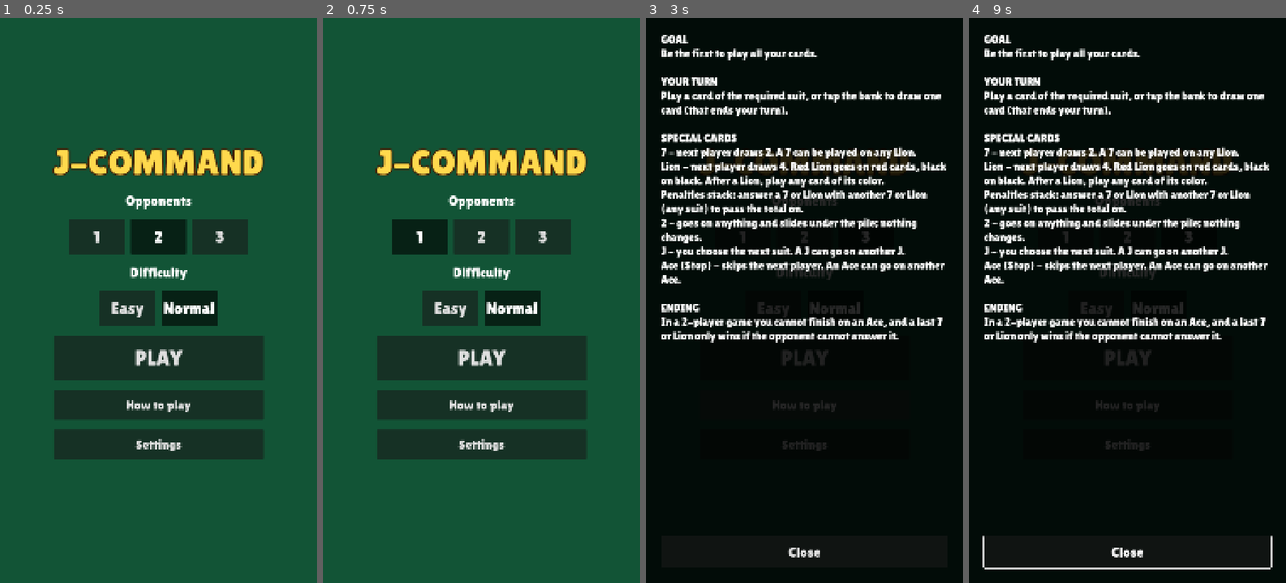
Above: before the commit, frames 1-4 (left to right).
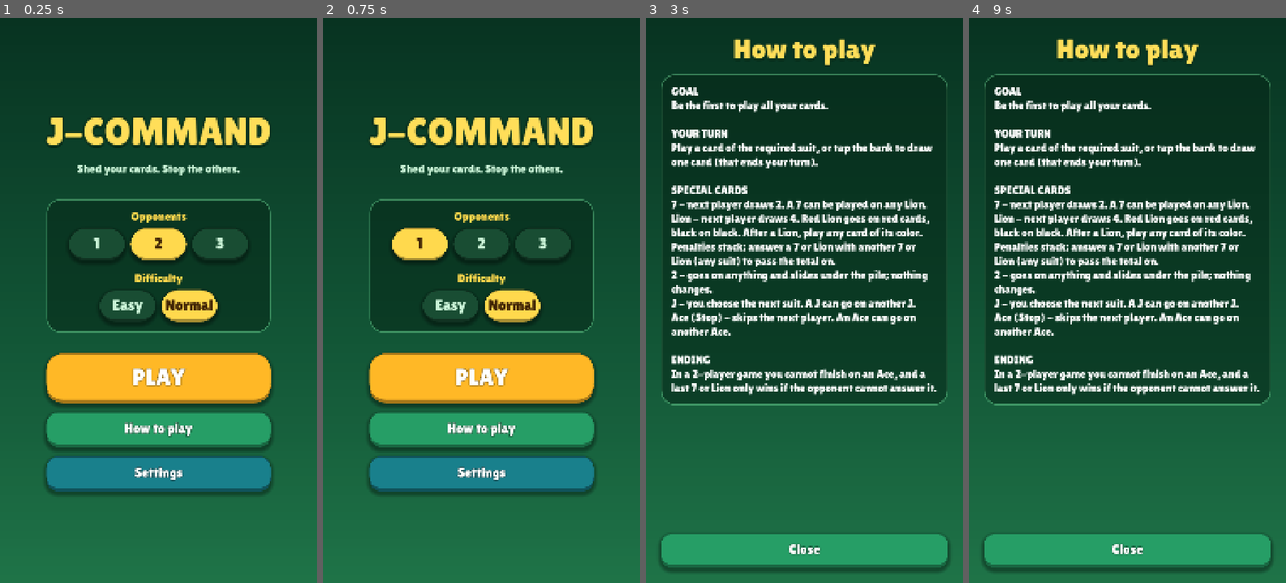
Above: after the commit, the same moments.

Repository: lambou/jcommand-cards-monorepo
Game: Godot game, scene res://scenes/main.tscn
Two runs of this game, one before a commit and one after it. Both use one fixed random seed, a clock stepped at 60 frames per second and the inputs below.
Inputs (mouse positions are in pixels of both pictures, inside the frame that each line leads up to):
- Up to frame 1 (0.25 s): no input
- Up to frame 2 (0.75 s): click "1" at 0.5 s
- Up to frame 3 (3 s): click "2" at 1.25 s; click "3" at 2 s; click "How to play" at 2.75 s
- Up to frame 4 (9 s): click "Settings" at 3.5 s; click "Easy" at 4.25 s; click "Easy" at 5 s; click "Normal" at 5.75 s; click "Normal" at 6.5 s; click "PLAY" at 7.25 s; click "PLAY" at 8 s; move the mouse to (1197, 272) at 8.77 s; hold Right from 8.78 s (still down); click (1197, 272) at 8.92 s

The runs differ from the first frame. In frame 1, 62% of the frame differs, in the area x 0-100%, y 0-100%; in frame 2, 62%; in frame 3, 99%; in frame 4, 99%.

Commit message:
Add green UI design system and restyle menu, settings and game over
Introduce ui_kit.gd (tokens + widget factories) and DESIGN_SYSTEM.md,
and move the menu, rules, settings and game-over screens onto it.

Co-Authored-By: Claude Sonnet 5.5 <noreply@anthropic.com>

Diff:
--- a/apps/mobile/scripts/ui/menu.gd
+++ b/apps/mobile/scripts/ui/menu.gd
@@ -3,6 +3,7 @@
 
 signal start_requested(bots: int, difficulty: String)
 
+const UI := preload("res://scripts/ui/ui_kit.gd")
 const SettingsPanel := preload("res://scripts/ui/settings_panel.gd")
 
 const RULES_TEXT := """GOAL
@@ -28,110 +29,50 @@
 
 func _ready() -> void:
 	set_anchors_and_offsets_preset(Control.PRESET_FULL_RECT)
-	var bg := ColorRect.new()
-	bg.color = Color(0.07, 0.33, 0.21)
-	bg.set_anchors_and_offsets_preset(Control.PRESET_FULL_RECT)
-	add_child(bg)
+	add_child(UI.background())
 
-	var box := VBoxContainer.new()
-	box.set_anchors_and_offsets_preset(Control.PRESET_CENTER)
-	box.grow_horizontal = Control.GROW_DIRECTION_BOTH
-	box.grow_vertical = Control.GROW_DIRECTION_BOTH
-	box.add_theme_constant_override("separation", 34)
+	var box := UI.column()
 	add_child(box)
+	box.add_child(UI.title("J-COMMAND", UI.FONT_DISPLAY))
+	box.add_child(UI.tagline("Shed your cards. Stop the others."))
+	box.add_child(UI.spacer(20))
 
-	var title := Label.new()
-	title.text = "J-COMMAND"
-	title.add_theme_font_size_override("font_size", 120)
-	title.add_theme_color_override("font_color", Color(1.0, 0.85, 0.3))
-	title.add_theme_constant_override("outline_size", 18)
-	title.add_theme_color_override("font_outline_color", Color(0.25, 0.12, 0.02))
-	title.horizontal_alignment = HORIZONTAL_ALIGNMENT_CENTER
-	box.add_child(title)
+	var card := UI.panel()
+	box.add_child(card[0])
+	card[1].add_child(UI.heading("Opponents"))
+	card[1].add_child(UI.choice_row(["1", "2", "3"], 1, func(i): bots = i + 1))
+	card[1].add_child(UI.spacer(6))
+	card[1].add_child(UI.heading("Difficulty"))
+	card[1].add_child(UI.choice_row(["Easy", "Normal"], 1, func(i): difficulty = ["easy", "normal"][i]))
 
-	box.add_child(_heading("Opponents"))
-	box.add_child(_choice_row(["1", "2", "3"], 1, func(i): bots = i + 1))
-	box.add_child(_heading("Difficulty"))
-	box.add_child(_choice_row(["Easy", "Normal"], 1, func(i): difficulty = ["easy", "normal"][i]))
-
-	var play := Button.new()
-	play.text = "PLAY"
-	play.add_theme_font_size_override("font_size", 72)
-	play.custom_minimum_size = Vector2(560, 150)
-	play.pressed.connect(func(): start_requested.emit(bots, difficulty))
-	box.add_child(play)
-
-	var how := Button.new()
-	how.text = "How to play"
-	how.add_theme_font_size_override("font_size", 44)
-	how.custom_minimum_size = Vector2(560, 100)
-	how.pressed.connect(_show_rules)
-	box.add_child(how)
-
-	var settings_btn := Button.new()
-	settings_btn.text = "Settings"
-	settings_btn.add_theme_font_size_override("font_size", 44)
-	settings_btn.custom_minimum_size = Vector2(560, 100)
-	settings_btn.pressed.connect(_show_settings)
-	box.add_child(settings_btn)
-
-
-func _heading(text: String) -> Label:
-	var l := Label.new()
-	l.text = text
-	l.add_theme_font_size_override("font_size", 48)
-	l.horizontal_alignment = HORIZONTAL_ALIGNMENT_CENTER
-	return l
-
-
-func _choice_row(labels: Array, selected: int, on_pick: Callable) -> HBoxContainer:
-	var row := HBoxContainer.new()
-	row.alignment = BoxContainer.ALIGNMENT_CENTER
-	row.add_theme_constant_override("separation", 20)
-	var group := ButtonGroup.new()
-	for i in labels.size():
-		var b := Button.new()
-		b.text = labels[i]
-		b.toggle_mode = true
-		b.button_group = group
-		b.button_pressed = (i == selected)
-		b.add_theme_font_size_override("font_size", 56)
-		b.custom_minimum_size = Vector2(190, 120)
-		b.pressed.connect(on_pick.bind(i))
-		row.add_child(b)
-	return row
+	box.add_child(UI.spacer(10))
+	box.add_child(UI.button("PLAY", UI.Variant.PRIMARY, func(): start_requested.emit(bots, difficulty), true))
+	box.add_child(UI.button("How to play", UI.Variant.SECONDARY, _show_rules))
+	box.add_child(UI.button("Settings", UI.Variant.TERTIARY, _show_settings))
 
 
 func _show_rules() -> void:
 	var overlay := Control.new()
 	overlay.set_anchors_and_offsets_preset(Control.PRESET_FULL_RECT)
-	var dim := ColorRect.new()
-	dim.color = Color(0, 0, 0, 0.85)
-	dim.set_anchors_and_offsets_preset(Control.PRESET_FULL_RECT)
-	overlay.add_child(dim)
+	overlay.add_child(UI.background())
 	var margin := MarginContainer.new()
 	margin.set_anchors_and_offsets_preset(Control.PRESET_FULL_RECT)
 	for side in ["left", "right", "top", "bottom"]:
-		margin.add_theme_constant_override("margin_" + side, 50)
+		margin.add_theme_constant_override("margin_" + side, UI.MARGIN_SCREEN)
 	overlay.add_child(margin)
 	var col := VBoxContainer.new()
-	col.add_theme_constant_override("separation", 24)
+	col.add_theme_constant_override("separation", UI.SPACE_M)
 	margin.add_child(col)
+	col.add_child(UI.title("How to play"))
 	var scroll := ScrollContainer.new()
 	scroll.size_flags_vertical = Control.SIZE_EXPAND_FILL
 	col.add_child(scroll)
-	var text := Label.new()
-	text.text = RULES_TEXT
-	text.autowrap_mode = TextServer.AUTOWRAP_WORD_SMART
-	text.custom_minimum_size = Vector2(900, 0)
-	text.size_flags_horizontal = Control.SIZE_EXPAND_FILL
-	text.add_theme_font_size_override("font_size", 38)
-	scroll.add_child(text)
-	var close := Button.new()
-	close.text = "Close"
-	close.add_theme_font_size_override("font_size", 48)
-	close.custom_minimum_size = Vector2(0, 110)
-	close.pressed.connect(overlay.queue_free)
+	var card := UI.panel()
+	card[0].size_flags_horizontal = Control.SIZE_EXPAND_FILL
+	scroll.add_child(card[0])
+	card[1].add_child(UI.body(RULES_TEXT, 900))
+	var close := UI.button("Close", UI.Variant.SECONDARY, overlay.queue_free)
+	close.custom_minimum_size.x = 0
 	col.add_child(close)
 	add_child(overlay)
 
--- a/apps/mobile/scripts/ui/settings_panel.gd
+++ b/apps/mobile/scripts/ui/settings_panel.gd
@@ -1,6 +1,7 @@
 extends Control
 ## Settings overlay: sound on/off, volume, reduce motion. Saves on every change.
 
+const UI := preload("res://scripts/ui/ui_kit.gd")
 const Settings := preload("res://scripts/game/settings.gd")
 const Sfx := preload("res://scripts/audio/sfx.gd")
 
@@ -15,83 +16,46 @@
 	Settings.load_settings()
 	set_anchors_and_offsets_preset(Control.PRESET_FULL_RECT)
 	z_index = 3000
-	var dim := ColorRect.new()
-	dim.color = Color(0.03, 0.13, 0.09, 1.0)
-	dim.set_anchors_and_offsets_preset(Control.PRESET_FULL_RECT)
-	add_child(dim)
+	add_child(UI.background())
 
-	var box := VBoxContainer.new()
-	box.set_anchors_and_offsets_preset(Control.PRESET_CENTER)
-	box.grow_horizontal = Control.GROW_DIRECTION_BOTH
-	box.grow_vertical = Control.GROW_DIRECTION_BOTH
-	box.add_theme_constant_override("separation", 30)
+	var box := UI.column()
 	add_child(box)
+	box.add_child(UI.title("Settings"))
+	box.add_child(UI.spacer(10))
 
-	var title := Label.new()
-	title.text = "Settings"
-	title.add_theme_font_size_override("font_size", 96)
-	title.add_theme_color_override("font_color", Color(1.0, 0.85, 0.3))
-	title.horizontal_alignment = HORIZONTAL_ALIGNMENT_CENTER
-	box.add_child(title)
+	var card := UI.panel(UI.SPACE_M)
+	box.add_child(card[0])
+	var inner: VBoxContainer = card[1]
 
-	_sound_btn = _toggle("", Settings.sound_enabled, _on_sound)
-	box.add_child(_sound_btn)
+	_sound_btn = UI.toggle("", Settings.sound_enabled, _on_sound)
+	inner.add_child(_sound_btn)
 
+	inner.add_child(UI.heading("Volume"))
 	var row := HBoxContainer.new()
 	row.alignment = BoxContainer.ALIGNMENT_CENTER
 	row.add_theme_constant_override("separation", 20)
-	box.add_child(row)
-	row.add_child(_step_button("-", -0.1))
-	_volume_label = Label.new()
-	_volume_label.add_theme_font_size_override("font_size", 52)
+	inner.add_child(row)
+	row.add_child(UI.stepper("-", func(): _step(-0.1)))
+	_volume_label = UI.body("", 0.0, UI.FONT_PILL)
 	_volume_label.custom_minimum_size = Vector2(380, 0)
 	_volume_label.horizontal_alignment = HORIZONTAL_ALIGNMENT_CENTER
 	row.add_child(_volume_label)
-	row.add_child(_step_button("+", 0.1))
+	row.add_child(UI.stepper("+", func(): _step(0.1)))
 
-	_motion_btn = _toggle("", Settings.reduce_motion, _on_motion)
-	box.add_child(_motion_btn)
+	_motion_btn = UI.toggle("", Settings.reduce_motion, _on_motion)
+	inner.add_child(_motion_btn)
+	inner.add_child(UI.hint("Reduce motion turns off shaking, flashes, sparks, confetti, pulsing and bounces. Cards still move, and messages still show."))
 
-	var hint := Label.new()
-	hint.text = "Reduce motion turns off shaking, flashes, sparks, confetti, pulsing and bounces. Cards still move, and messages still show."
-	hint.autowrap_mode = TextServer.AUTOWRAP_WORD_SMART
-	hint.custom_minimum_size = Vector2(820, 0)
-	hint.horizontal_alignment = HORIZONTAL_ALIGNMENT_CENTER
-	hint.add_theme_font_size_override("font_size", 34)
-	hint.add_theme_color_override("font_color", Color(1, 1, 1, 0.7))
-	box.add_child(hint)
-
-	var close := Button.new()
-	close.text = "Close"
-	close.add_theme_font_size_override("font_size", 56)
-	close.custom_minimum_size = Vector2(520, 120)
-	close.pressed.connect(func(): closed.emit())
-	box.add_child(close)
+	box.add_child(UI.spacer(10))
+	box.add_child(UI.button("Close", UI.Variant.SECONDARY, func(): closed.emit()))
 	_refresh()
 
 
-func _toggle(text: String, on: bool, handler: Callable) -> Button:
-	var b := Button.new()
-	b.text = text
-	b.toggle_mode = true
-	b.button_pressed = on
-	b.add_theme_font_size_override("font_size", 56)
-	b.custom_minimum_size = Vector2(760, 120)
-	b.toggled.connect(handler)
-	return b
-
-
-func _step_button(text: String, delta: float) -> Button:
-	var b := Button.new()
-	b.text = text
-	b.add_theme_font_size_override("font_size", 64)
-	b.custom_minimum_size = Vector2(120, 110)
-	b.pressed.connect(func():
-		Settings.volume = clampf(snappedf(Settings.volume + delta, 0.1), 0.0, 1.0)
-		Settings.save()
-		_refresh()
-		Sfx.play("turn"))
-	return b
+func _step(delta: float) -> void:
+	Settings.volume = clampf(snappedf(Settings.volume + delta, 0.1), 0.0, 1.0)
+	Settings.save()
+	_refresh()
+	Sfx.play("turn")
 
 
 func _on_sound(on: bool) -> void:
@@ -110,4 +74,4 @@
 func _refresh() -> void:
 	_sound_btn.text = "Sound: %s" % ("On" if Settings.sound_enabled else "Off")
 	_motion_btn.text = "Reduce motion: %s" % ("On" if Settings.reduce_motion else "Off")
-	_volume_label.text = "Volume %d%%" % int(round(Settings.volume * 100.0))
+	_volume_label.text = "%d%%" % int(round(Settings.volume * 100.0))
--- a/apps/mobile/scripts/ui/table.gd
+++ b/apps/mobile/scripts/ui/table.gd
@@ -14,6 +14,7 @@
 const Fx := preload("res://scripts/ui/fx.gd")
 const Avatar := preload("res://scripts/ui/avatar.gd")
 const AvatarView := preload("res://scripts/ui/avatar_view.gd")
+const UI := preload("res://scripts/ui/ui_kit.gd")
 const Podium := preload("res://scripts/ui/podium.gd")
 const Sfx := preload("res://scripts/audio/sfx.gd")
 const Settings := preload("res://scripts/game/settings.gd")
@@ -1086,26 +1087,12 @@
 	over_panel = Control.new()
 	over_panel.set_anchors_and_offsets_preset(Control.PRESET_FULL_RECT)
 	over_panel.z_index = 2000
-	var dim := ColorRect.new()
-	dim.color = Color(0.03, 0.13, 0.09, 1.0)
-	dim.set_anchors_and_offsets_preset(Control.PRESET_FULL_RECT)
-	over_panel.add_child(dim)
-	var box := VBoxContainer.new()
-	box.set_anchors_and_offsets_preset(Control.PRESET_CENTER)
-	box.grow_horizontal = Control.GROW_DIRECTION_BOTH
-	box.grow_vertical = Control.GROW_DIRECTION_BOTH
-	box.add_theme_constant_override("separation", 26)
+	over_panel.add_child(UI.background())
+	var box := UI.column(26)
 	over_panel.add_child(box)
 
 	var my_place := int(_find(st, ME)["place"])
-	var title := Label.new()
-	title.text = "You win!" if my_place == 1 else "You finished %s" % _ordinal(my_place)
-	title.add_theme_font_size_override("font_size", 88)
-	title.add_theme_color_override("font_color", Color(1.0, 0.85, 0.3))
-	title.add_theme_constant_override("outline_size", 18)
-	title.add_theme_color_override("font_outline_color", Color(0.25, 0.12, 0.02))
-	title.horizontal_alignment = HORIZONTAL_ALIGNMENT_CENTER
-	box.add_child(title)
+	box.add_child(UI.title("You win!" if my_place == 1 else "You finished %s" % _ordinal(my_place)))
 
 	var pod := Podium.new()
 	pod.custom_minimum_size = Vector2(minf(size.x * 0.94, 1040.0), minf(760.0, size.y * 0.42))
@@ -1116,18 +1103,8 @@
 			Fx.confetti(over_panel, size.x))
 	box.add_child(pod)
 
-	var again := Button.new()
-	again.text = "Play again"
-	again.add_theme_font_size_override("font_size", 52)
-	again.custom_minimum_size = Vector2(420, 110)
-	again.pressed.connect(func(): start(bots, difficulty))
-	box.add_child(again)
-	var back := Button.new()
-	back.text = "Menu"
-	back.add_theme_font_size_override("font_size", 52)
-	back.custom_minimum_size = Vector2(420, 110)
-	back.pressed.connect(func(): quit_to_menu.emit())
-	box.add_child(back)
+	box.add_child(UI.button("Play again", UI.Variant.PRIMARY, func(): start(bots, difficulty)))
+	box.add_child(UI.button("Menu", UI.Variant.SECONDARY, func(): quit_to_menu.emit()))
 	add_child(over_panel)
 	pod.play()
 
--- /dev/null
+++ b/apps/mobile/scripts/ui/ui_kit.gd
@@ -0,0 +1,280 @@
+extends RefCounted
+## J-Command design system: tokens + widget factories. See DESIGN_SYSTEM.md.
+## Every menu / overlay / HUD control must be built from here (no ad-hoc Color()/font sizes).
+##   const UI := preload("res://scripts/ui/ui_kit.gd")
+
+# ---- Color tokens ---------------------------------------------------------
+const BG_TOP := Color(0.03, 0.2, 0.13)
+const BG_MID := Color(0.07, 0.33, 0.21)      # the felt green; also the table colour
+const BG_BOTTOM := Color(0.12, 0.45, 0.28)
+const SURFACE := Color(0.02, 0.15, 0.09, 0.55)   # translucent panel fill
+const SURFACE_SOLID := Color(0.05, 0.22, 0.15)   # popups on top of the table
+const SURFACE_BORDER := Color(0.55, 1.0, 0.7, 0.35)
+const SCRIM := Color(0, 0, 0, 0.65)               # dim behind modal popups
+
+const GOLD := Color(1.0, 0.85, 0.3)          # titles, headings, selection, accents
+const GOLD_LIGHT := Color(1.0, 0.87, 0.35)
+const AMBER := Color(1.0, 0.72, 0.15)        # primary button face
+const EMERALD := Color(0.15, 0.62, 0.4)      # secondary button face
+const TEAL := Color(0.1, 0.5, 0.55)          # tertiary button face
+const RED := Color(1.0, 0.32, 0.27)          # danger / penalties / destructive
+const OFF := Color(0.1, 0.3, 0.2)            # unselected pill / toggle off
+
+const TEXT := Color.WHITE
+const TEXT_MINT := Color(0.8, 0.96, 0.85)    # taglines, unselected pill text
+const TEXT_DIM := Color(1, 1, 1, 0.7)        # hints, captions
+const TEXT_ON_GOLD := Color(0.25, 0.14, 0.02)  # text on a gold/amber face
+const OUTLINE_DARK := Color(0.04, 0.2, 0.12)   # title outline
+
+# ---- Type scale (viewport is 1080x1920; Lilita One is the project font) ----
+const FONT_DISPLAY := 128   # game logo only
+const FONT_H1 := 96         # screen titles ("Settings")
+const FONT_BUTTON_L := 80   # the one primary call to action per screen
+const FONT_PILL := 52       # pill / toggle / stepper labels
+const FONT_BUTTON := 46     # normal buttons
+const FONT_HEADING := 40    # section headings inside a panel
+const FONT_BODY := 38       # paragraphs
+const FONT_HINT := 34       # helper text under controls
+const FONT_CAPTION := 30    # table captions
+
+# ---- Spacing / geometry ----------------------------------------------------
+const SPACE_S := 16
+const SPACE_M := 30         # default VBox separation between blocks
+const SPACE_L := 60
+const PANEL_PAD := 36
+const PANEL_RADIUS := 48
+const BTN_W := 700          # standard button width (fits 1080 with margins)
+const BTN_H_L := 170
+const BTN_H := 120
+const PILL_W := 190
+const PILL_H := 110
+const MARGIN_SCREEN := 50   # edge margin for full-screen content
+
+enum Variant { PRIMARY, SECONDARY, TERTIARY, DANGER }
+
+
+# ---- Style primitives ------------------------------------------------------
+static func face_color(v: Variant) -> Color:
+	match v:
+		Variant.PRIMARY: return AMBER
+		Variant.SECONDARY: return EMERALD
+		Variant.TERTIARY: return TEAL
+		_: return RED
+
+
+## Chunky "candy" surface: flat face + darker lip underneath + soft shadow.
+static func candy(face: Color, radius: int, lip: int = 12) -> StyleBoxFlat:
+	var sb := StyleBoxFlat.new()
+	sb.bg_color = face
+	sb.set_corner_radius_all(radius)
+	sb.border_width_bottom = lip
+	sb.border_width_top = 4
+	sb.border_color = face.darkened(0.35)
+	sb.shadow_color = Color(0, 0, 0, 0.35)
+	sb.shadow_size = 14
+	sb.shadow_offset = Vector2(0, 8)
+	return sb
+
+
+static func _apply_states(b: Button, face: Color, radius: int, lip: int) -> void:
+	b.add_theme_stylebox_override("normal", candy(face, radius, lip))
+	b.add_theme_stylebox_override("hover", candy(face.lightened(0.08), radius, lip))
+	var down := candy(face.darkened(0.08), radius, 4)
+	down.content_margin_top = 8
+	down.shadow_size = 4
+	b.add_theme_stylebox_override("pressed", down)
+	b.add_theme_stylebox_override("focus", StyleBoxEmpty.new())
+
+
+# ---- Containers -------------------------------------------------------------
+static func background() -> TextureRect:
+	var grad := Gradient.new()
+	grad.colors = PackedColorArray([BG_TOP, BG_MID, BG_BOTTOM])
+	grad.offsets = PackedFloat32Array([0.0, 0.55, 1.0])
+	var tex := GradientTexture2D.new()
+	tex.gradient = grad
+	tex.fill_from = Vector2(0.5, 0.0)
+	tex.fill_to = Vector2(0.5, 1.0)
+	var bg := TextureRect.new()
+	bg.texture = tex
+	bg.stretch_mode = TextureRect.STRETCH_SCALE
+	bg.set_anchors_and_offsets_preset(Control.PRESET_FULL_RECT)
+	bg.mouse_filter = Control.MOUSE_FILTER_STOP   # a screen blocks input behind it
+	return bg
+
+
+## Centered vertical column; add your blocks to it.
+static func column(separation: int = SPACE_M) -> VBoxContainer:
+	var box := VBoxContainer.new()
+	box.set_anchors_and_offsets_preset(Control.PRESET_CENTER)
+	box.grow_horizontal = Control.GROW_DIRECTION_BOTH
+	box.grow_vertical = Control.GROW_DIRECTION_BOTH
+	box.add_theme_constant_override("separation", separation)
+	return box
+
+
+## Rounded translucent card. Returns [panel, inner_vbox]; add content to inner_vbox.
+static func panel(separation: int = SPACE_S) -> Array:
+	var p := PanelContainer.new()
+	var sb := StyleBoxFlat.new()
+	sb.bg_color = SURFACE
+	sb.set_corner_radius_all(PANEL_RADIUS)
+	sb.set_border_width_all(4)
+	sb.border_color = SURFACE_BORDER
+	sb.set_content_margin_all(PANEL_PAD)
+	p.add_theme_stylebox_override("panel", sb)
+	var inner := VBoxContainer.new()
+	inner.add_theme_constant_override("separation", separation)
+	p.add_child(inner)
+	return [p, inner]
+
+
+## Solid bordered popup (J picker style) for modals over the table.
+static func popup_style() -> StyleBoxFlat:
+	var sb := StyleBoxFlat.new()
+	sb.bg_color = SURFACE_SOLID
+	sb.set_corner_radius_all(PANEL_RADIUS)
+	sb.set_border_width_all(6)
+	sb.border_color = Color(0.93, 0.76, 0.28)
+	sb.shadow_color = Color(0, 0, 0, 0.55)
+	sb.shadow_size = 30
+	sb.set_content_margin_all(PANEL_PAD)
+	return sb
+
+
+static func spacer(h: float) -> Control:
+	var c := Control.new()
+	c.custom_minimum_size = Vector2(0, h)
+	return c
+
+
+# ---- Text ---------------------------------------------------------------------
+## Outlined display text. size: FONT_DISPLAY (logo) or FONT_H1 (screen title).
+static func title(text: String, font_size: int = FONT_H1) -> Label:
+	var l := Label.new()
+	l.text = text
+	l.add_theme_font_size_override("font_size", font_size)
+	l.add_theme_color_override("font_color", GOLD_LIGHT)
+	l.add_theme_constant_override("outline_size", int(font_size * 0.22))
+	l.add_theme_color_override("font_outline_color", OUTLINE_DARK)
+	l.add_theme_color_override("font_shadow_color", Color(0.0, 0.1, 0.05, 0.6))
+	l.add_theme_constant_override("shadow_offset_y", int(font_size * 0.08))
+	l.horizontal_alignment = HORIZONTAL_ALIGNMENT_CENTER
+	return l
+
+
+static func tagline(text: String) -> Label:
+	var l := Label.new()
+	l.text = text
+	l.add_theme_font_size_override("font_size", FONT_HEADING)
+	l.add_theme_color_override("font_color", TEXT_MINT)
+	l.horizontal_alignment = HORIZONTAL_ALIGNMENT_CENTER
+	return l
+
+
+## Gold section heading inside a panel.
+static func heading(text: String) -> Label:
+	var l := Label.new()
+	l.text = text
+	l.add_theme_font_size_override("font_size", FONT_HEADING)
+	l.add_theme_color_override("font_color", GOLD)
+	l.horizontal_alignment = HORIZONTAL_ALIGNMENT_CENTER
+	return l
+
+
+## Paragraph text. wrap_width > 0 enables word wrap at that minimum width.
+static func body(text: String, wrap_width: float = 0.0, font_size: int = FONT_BODY) -> Label:
+	var l := Label.new()
+	l.text = text
+	l.add_theme_font_size_override("font_size", font_size)
+	l.add_theme_color_override("font_color", TEXT)
+	if wrap_width > 0.0:
+		l.autowrap_mode = TextServer.AUTOWRAP_WORD_SMART
+		l.custom_minimum_size = Vector2(wrap_width, 0)
+		l.size_flags_horizontal = Control.SIZE_EXPAND_FILL
+	return l
+
+
+## Dim helper text under a control.
+static func hint(text: String, wrap_width: float = 820.0) -> Label:
+	var l := body(text, wrap_width, FONT_HINT)
+	l.add_theme_color_override("font_color", TEXT_DIM)
+	l.horizontal_alignment = HORIZONTAL_ALIGNMENT_CENTER
+	return l
+
+
+# ---- Controls -----------------------------------------------------------------
+## Standard button. large=true is the single primary CTA of a screen (PLAY).
+static func button(text: String, variant: Variant, on_press: Callable, large: bool = false) -> Button:
+	var face := face_color(variant)
+	var h := BTN_H_L if large else BTN_H
+	var b := Button.new()
+	b.text = text
+	b.focus_mode = Control.FOCUS_NONE
+	b.custom_minimum_size = Vector2(BTN_W, h)
+	b.add_theme_font_size_override("font_size", FONT_BUTTON_L if large else FONT_BUTTON)
+	for c in ["font_color", "font_hover_color", "font_pressed_color"]:
+		b.add_theme_color_override(c, TEXT)
+	b.add_theme_constant_override("outline_size", 10)
+	b.add_theme_color_override("font_outline_color", face.darkened(0.45))
+	_apply_states(b, face, h / 3, 12)
+	b.pressed.connect(on_press)
+	return b
+
+
+## Gold-when-selected toggle pill. Used for choices and on/off switches.
+static func pill(text: String, selected: bool, size: Vector2 = Vector2(PILL_W, PILL_H), font_size: int = FONT_PILL) -> Button:
+	var b := Button.new()
+	b.text = text
+	b.toggle_mode = true
+	b.button_pressed = selected
+	b.focus_mode = Control.FOCUS_NONE
+	b.add_theme_font_size_override("font_size", font_size)
+	b.custom_minimum_size = size
+	b.add_theme_color_override("font_color", TEXT_MINT)
+	b.add_theme_color_override("font_hover_color", TEXT)
+	b.add_theme_color_override("font_pressed_color", TEXT_ON_GOLD)
+	b.add_theme_color_override("font_hover_pressed_color", TEXT_ON_GOLD)
+	var r := int(size.y / 2)
+	b.add_theme_stylebox_override("normal", candy(OFF, r, 8))
+	b.add_theme_stylebox_override("hover", candy(OFF.lightened(0.1), r, 8))
+	b.add_theme_stylebox_override("pressed", candy(GOLD, r, 8))
+	b.add_theme_stylebox_override("hover_pressed", candy(GOLD, r, 8))
+	b.add_theme_stylebox_override("focus", StyleBoxEmpty.new())
+	return b
+
+
+## Row of mutually exclusive pills. on_pick(index) fires on selection.
+static func choice_row(labels: Array, selected: int, on_pick: Callable) -> HBoxContainer:
+	var row := HBoxContainer.new()
+	row.alignment = BoxContainer.ALIGNMENT_CENTER
+	row.add_theme_constant_override("separation", 20)
+	var group := ButtonGroup.new()
+	for i in labels.size():
+		var b := pill(labels[i], i == selected)
+		b.button_group = group
+		b.pressed.connect(on_pick.bind(i))
+		row.add_child(b)
+	return row
+
+
+## Full-width on/off switch (gold when on). Caller updates .text in the handler.
+static func toggle(text: String, on: bool, handler: Callable) -> Button:
+	var b := pill(text, on, Vector2(BTN_W, BTN_H))
+	b.toggled.connect(handler)
+	return b
+
+
+## Small round-ish +/- button.
+static func stepper(text: String, on_press: Callable) -> Button:
+	var b := Button.new()
+	b.text = text
+	b.focus_mode = Control.FOCUS_NONE
+	b.custom_minimum_size = Vector2(PILL_H + 10, PILL_H)
+	b.add_theme_font_size_override("font_size", 64)
+	b.add_theme_color_override("font_color", TEXT)
+	b.add_theme_color_override("font_hover_color", TEXT)
+	b.add_theme_color_override("font_pressed_color", TEXT)
+	_apply_states(b, EMERALD, PILL_H / 2, 8)
+	b.pressed.connect(on_press)
+	return b
Not shown, added: apps/mobile/DESIGN_SYSTEM.md
